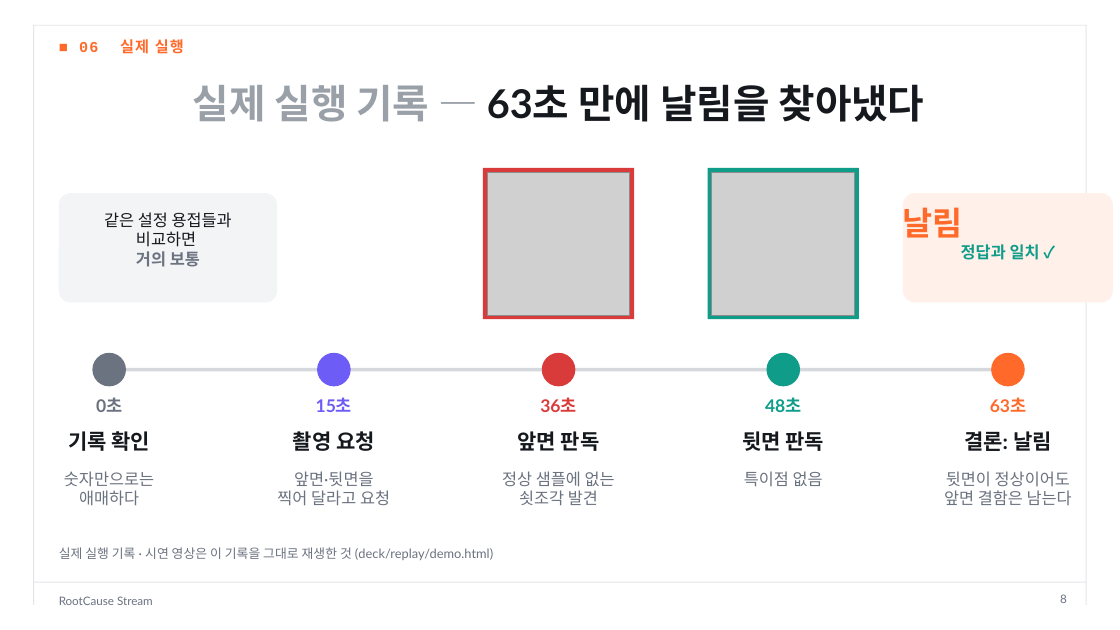
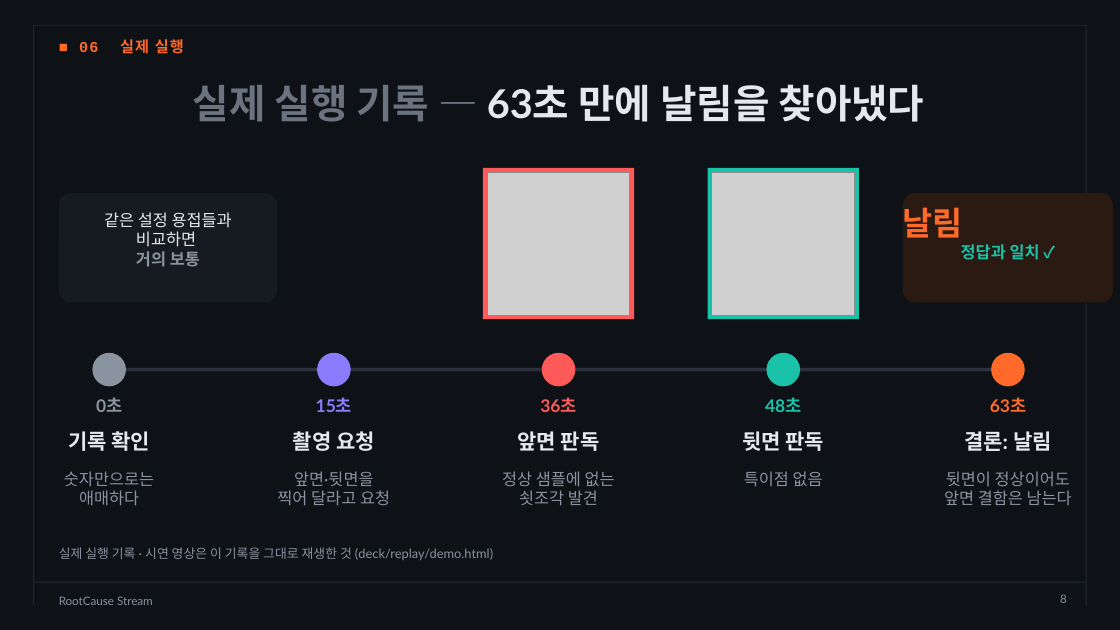
Before and after one commit to dlwogud/rootcause-stream, a slide deck: slide 8 of deck/RootCause_Stream_발표자료.pptx. Drawn at 1120x630 pixels with LibreOffice and Linux fonts; fonts in the diff are those of the drawing; grey boxes stand for pictures; background and template pictures are left out. Boxes give left, top, right and bottom in pixels: in the first picture for what was removed or moved away, otherwise in the second. Text is boxed around its words. In the diff, an @@ line names an element or a change of style, - is before the commit and + after.

```diff
--- a/deck/RootCause_Stream_발표자료.pptx
+++ b/deck/RootCause_Stream_발표자료.pptx
@@ background #FFFFFF to picture (left out) @@
@@ line (34, 25) - (34, 605): stroke #E3E5E9 0.75 pt to #232933 0.75 pt @@
@@ line (34, 25) - (1086, 25): stroke #E3E5E9 0.75 pt to #232933 0.75 pt @@
@@ line (1086, 25) - (1086, 605): stroke #E3E5E9 0.75 pt to #232933 0.75 pt @@
@@ title "실제 실행 기록 — 63초 ..." at [193, 84, 925, 122]: text colour #9AA0A8 to #6B7280 in "실제 실행 기록 —"; text colour #15181D to #E6E8EB in "63초 만에 날림을 찾아냈다" @@
@@ rectangle at [483, 168, 634, 319]: fill #D93B3B to #FF5A5A @@
@@ rectangle at [708, 168, 860, 319]: fill #0F9D8A to #19C2A8 @@
@@ rounded rectangle at [59, 193, 277, 302]: fill #F3F4F6 to #161A21 @@
@@ text "날림 정답과 일치 ✓" at [903, 207, 1040, 260]: text colour #0F9D8A to #19C2A8 in "정답과 일치 ✓" @@
@@ rounded rectangle at [903, 193, 1113, 302]: fill #FFF1EA to #2A1A12 @@
@@ text "같은 설정 용접들과" at [104, 212, 232, 267]: text colour #15181D to #E6E8EB in "같은 설정 용접들과", "비교하면"; text colour #6B7280 to #8A93A0 in "거의 보통" @@
@@ ellipse at [92, 353, 126, 386]: fill #6B7280 to #8A93A0 @@
@@ ellipse at [317, 353, 350, 386]: fill #6D5DF6 to #8B7CFF @@
@@ ellipse at [542, 353, 576, 386]: fill #D93B3B to #FF5A5A @@
@@ ellipse at [766, 353, 800, 386]: fill #0F9D8A to #19C2A8 @@
@@ line (109, 370) - (1008, 370): stroke #D5D8DD 3 pt to #2A313C 3 pt @@
@@ text "15초" at [316, 397, 352, 412]: text colour #6D5DF6 to #8B7CFF @@
@@ text "36초" at [540, 397, 576, 412]: text colour #D93B3B to #FF5A5A @@
@@ text "48초" at [765, 397, 801, 412]: text colour #0F9D8A to #19C2A8 @@
@@ text colour #15181D to #E6E8EB in 5 elements at [68, 431, 151, 451], [293, 431, 375, 451], [518, 431, 600, 451], [742, 431, 825, 451], [964, 431, 1052, 451] @@
@@ line (34, 582) - (1086, 582): stroke #E3E5E9 0.75 pt to #232933 0.75 pt @@
@@ text colour #6B7280 to #8A93A0 in 9 elements at [96, 397, 122, 412], [64, 471, 154, 505], [277, 471, 390, 505], [502, 471, 615, 505], [744, 471, 823, 486], [944, 471, 1072, 505], [59, 547, 493, 560], [1060, 594, 1067, 603], [59, 596, 153, 605] @@
```
Also in this commit, not shown: 16 other slides changed, 8 other files.
